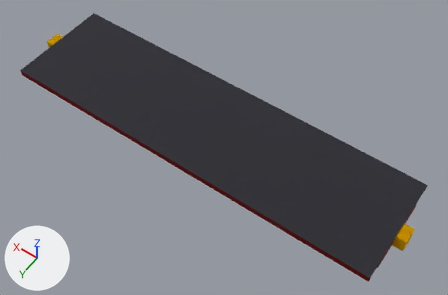
One commit to the glTF model cad/PF-C310_coach_underframe.glb: the scene before it, then after it.
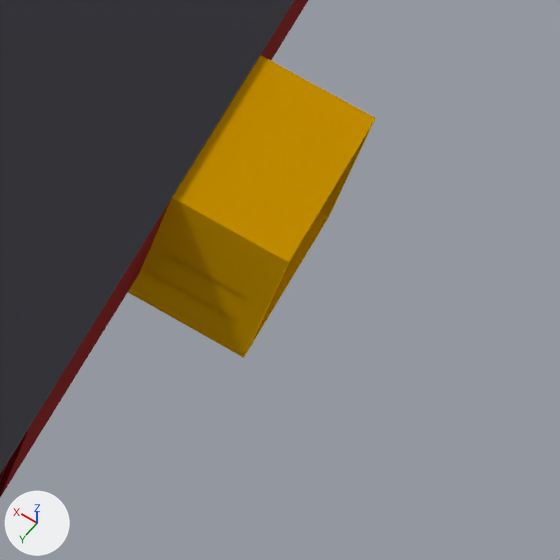
The first picture shows the older version from a camera (50 mm lens) standing at (-893.0, 7733.0, 12354.0) and looking at (4574.0, 79.0, 326.0). The close-ups show the older and then the newer version on the part from 85% to 96% of the width and 74% to 92% of the height of that picture. Only the edits that show in the close-ups are written down. The lights are fixed; the arrows at lower left show +X, +Y and +Z. Where no turn or scale is listed for an object, it has been applied to the vertices.

In view in the first close-up: '002 end sill HSS12x4x1-4', '028 coach front drop drawbar box PL16', '034 floor 1 in composite panel' and 3 more.
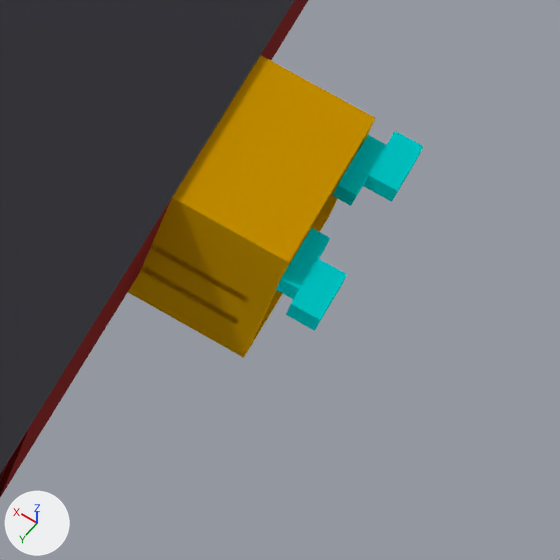
Edits to the bpy script that builds the scene:
```text
Add ob_0039_c4_8r2b_ch_3_lug_eye_end_a_end_eye_x_290_y_177_75_z700__tip_r62__ch_1_ch_2_share_r62____ruled_grokky_2_53:
    ob_0039_c4_8r2b_ch_3_lug_eye_end_a_end_eye_x_290_y_177_75_z700__tip_r62__ch_1_ch_2_share_r62____ruled_grokky_2_53 = bpy.data.objects.new('0039 C4.8r2b CH-3 lug eye end A-end eye X-290 Y-177.75 Z700, tip R62 (CH-1-CH-2 share R62) - RULED Grokky 2:53', me_0039_c4_8r2b_ch_3_lug_eye_end_a_end_eye_x_290_y_177_75_z700__tip_r62__ch_1_ch_2_share_r62____ruled_grokky_2_53)  # a box spanning x -352.0..-290.0, y -239.7..-115.7, z 677.8..722.3; in mat_mat_3 (cyan #00e5e5)
    ob_0039_c4_8r2b_ch_3_lug_eye_end_a_end_eye_x_290_y_177_75_z700__tip_r62__ch_1_ch_2_share_r62____ruled_grokky_2_53.location = (0.0, 0.0, 0.0)
Add ob_0038_c4_8r2b_ch_3_lug_horizontal_pl_1_3_4__44_45__base__y_60_200_a_end_on_drop_box_front_wall_x_250__cjp___r50_run_outs:
    ob_0038_c4_8r2b_ch_3_lug_horizontal_pl_1_3_4__44_45__base__y_60_200_a_end_on_drop_box_front_wall_x_250__cjp___r50_run_outs = bpy.data.objects.new('0038 C4.8r2b CH-3 lug HORIZONTAL PL 1-3-4 (44.45) base |Y|60-200 A-end on drop-box front wall X-250, CJP + R50 run-outs,', me_0038_c4_8r2b_ch_3_lug_horizontal_pl_1_3_4__44_45__base__y_60_200_a_end_on_drop_box_front_wall_x_250__cjp___r50_run_outs)  # a box spanning x -290.0..-250.0, y -200.0..-60.0, z 677.8..722.3; in mat_mat_3 (cyan #00e5e5)
    ob_0038_c4_8r2b_ch_3_lug_horizontal_pl_1_3_4__44_45__base__y_60_200_a_end_on_drop_box_front_wall_x_250__cjp___r50_run_outs.location = (0.0, 0.0, 0.0)
Add ob_0036_c4_8r2b_ch_3_lug_eye_end_a_end_eye_x_290_y_177_75_z700__tip_r62__ch_1_ch_2_share_r62____ruled_grokky_2_53:
    ob_0036_c4_8r2b_ch_3_lug_eye_end_a_end_eye_x_290_y_177_75_z700__tip_r62__ch_1_ch_2_share_r62____ruled_grokky_2_53 = bpy.data.objects.new('0036 C4.8r2b CH-3 lug eye end A-end eye X-290 Y+177.75 Z700, tip R62 (CH-1-CH-2 share R62) - RULED Grokky 2:53', me_0036_c4_8r2b_ch_3_lug_eye_end_a_end_eye_x_290_y_177_75_z700__tip_r62__ch_1_ch_2_share_r62____ruled_grokky_2_53)  # a box spanning x -352.0..-290.0, y 115.8..239.8, z 677.8..722.3; in mat_mat_3 (cyan #00e5e5)
    ob_0036_c4_8r2b_ch_3_lug_eye_end_a_end_eye_x_290_y_177_75_z700__tip_r62__ch_1_ch_2_share_r62____ruled_grokky_2_53.location = (0.0, 0.0, 0.0)
Add ob_0035_c4_8r2b_ch_3_lug_horizontal_pl_1_3_4__44_45__base__y_60_200_a_end_on_drop_box_front_wall_x_250__cjp___r50_run_outs:
    ob_0035_c4_8r2b_ch_3_lug_horizontal_pl_1_3_4__44_45__base__y_60_200_a_end_on_drop_box_front_wall_x_250__cjp___r50_run_outs = bpy.data.objects.new('0035 C4.8r2b CH-3 lug HORIZONTAL PL 1-3-4 (44.45) base |Y|60-200 A-end on drop-box front wall X-250, CJP + R50 run-outs,', me_0035_c4_8r2b_ch_3_lug_horizontal_pl_1_3_4__44_45__base__y_60_200_a_end_on_drop_box_front_wall_x_250__cjp___r50_run_outs)  # a box spanning x -290.0..-250.0, y 60.0..200.0, z 677.8..722.3; in mat_mat_3 (cyan #00e5e5)
    ob_0035_c4_8r2b_ch_3_lug_horizontal_pl_1_3_4__44_45__base__y_60_200_a_end_on_drop_box_front_wall_x_250__cjp___r50_run_outs.location = (0.0, 0.0, 0.0)
```

Changed parts and their boxes [x1, y1, x2, y2] in the close-ups (560 x 560 px):
'0036 C4.8r2b CH-3 lug eye end A-end eye X-290 Y+177.75 Z700, tip R62 (CH-1-CH-2 share R62) - RULED Grokky 2:53', added (cyan): after [286, 258, 347, 331]
'0039 C4.8r2b CH-3 lug eye end A-end eye X-290 Y-177.75 Z700, tip R62 (CH-1-CH-2 share R62) - RULED Grokky 2:53', added (cyan): after [363, 131, 424, 202]
'0035 C4.8r2b CH-3 lug HORIZONTAL PL 1-3-4 (44.45) base |Y|60-200 A-end on drop-box front wall X-250, CJP + R50 run-outs,', added (cyan): after [276, 228, 330, 299]
'0038 C4.8r2b CH-3 lug HORIZONTAL PL 1-3-4 (44.45) base |Y|60-200 A-end on drop-box front wall X-250, CJP + R50 run-outs,', added (cyan): after [333, 135, 386, 206]
